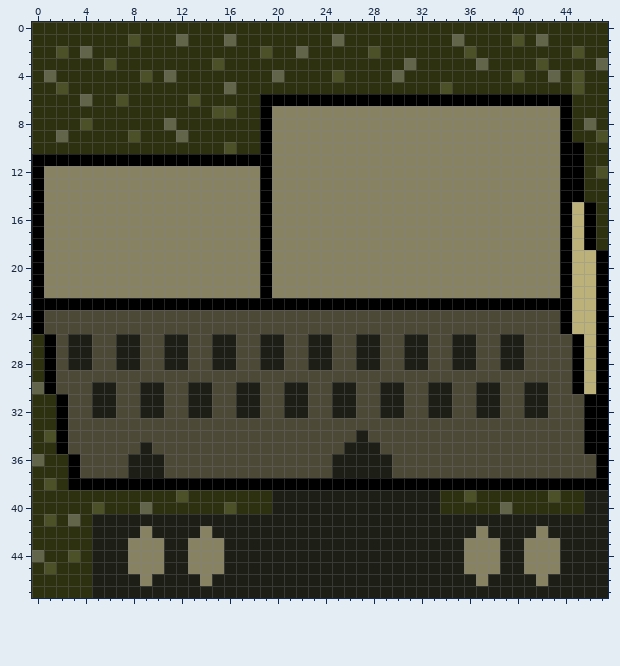
One commit to this pixel-art sprite: CityGM.gmx/sprites/images/spr_school_3.png. That is the earlier state.
The file is 48x48 pixels. Colours within 5 levels of each other are drawn and written as one.
After:
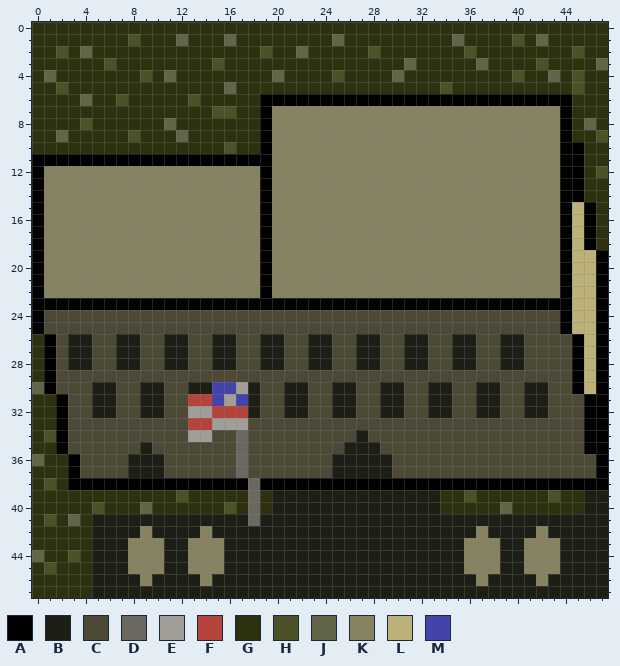
Palette (. is transparent): A #000000  B #1d1e15  C #4d4937  D #6a6860  E #a09e96  F #b3433b  G #2e310f  H #4d5128  J #626549  K #878261  L #bbb179  M #4443aa
Diff:
Colour A gives way to colour D in row 38 at x 18.
Colour B gives way to colour D in row 41 at x 18.
Colour C gives way to colour D in rows 34 to 37 at x 17.
Colour G gives way to colour D in rows 39 to 40 at x 18.
Colour B gives way to colour E in row 30 at x 17; in row 32 at x 13 to 14.
Colour C gives way to colour E in row 31 at x 16; in row 33 at x 15 to 17; in row 34 at x 13 to 14.
Colour B gives way to colour F in row 31 at x 13 to 14; in row 32 at x 17.
Colour C gives way to colour F in row 32 at x 15 to 16; in row 33 at x 13 to 14.
Colour B gives way to colour M in row 31 at x 17.
Colour C gives way to colour M in row 30 at x 15 to 16; in row 31 at x 15.
Pixel boxes of the changes (left, top, right, bottom) in both pictures:
changed: (188, 382, 260, 526)
